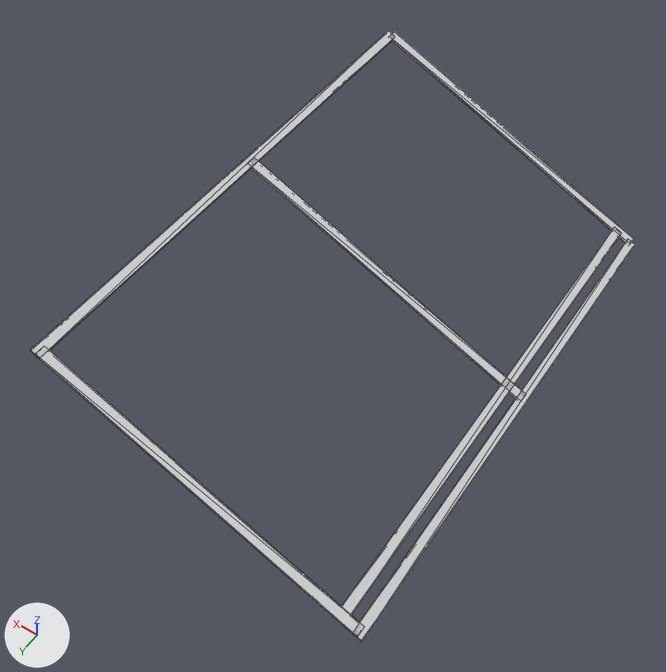
What one commit did to the glTF model workcell-photo-direct/entity-fence-1.glb.
Both versions are drawn from a camera (50 mm lens) standing at (-2.0, 3.3, 4.43) and looking at (0.1, 0.36, -0.19). Every picture has the same lights, and +X, +Y and +Z are marked at lower left. The older version comes first. Mesh edges are drawn as thin lines.

Objects in the first picture: 'geometry_0'.
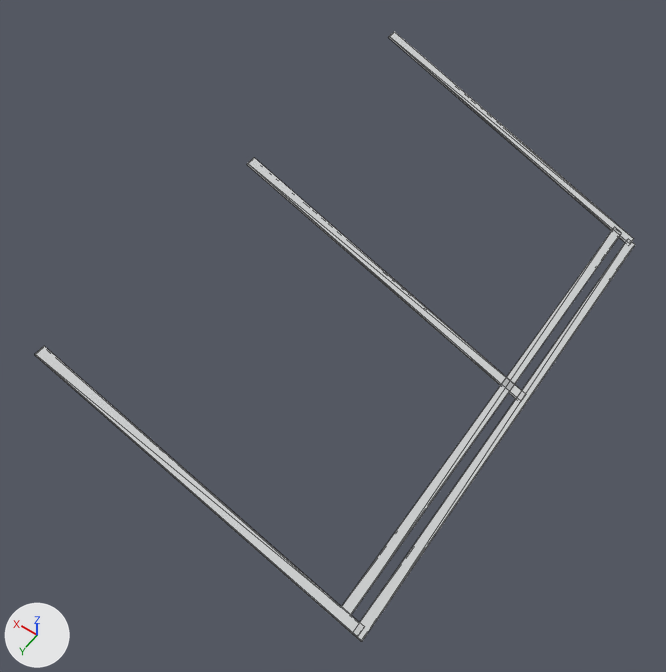
The newer file is also turned or shifted as a whole; pictures and numbers use the older file's frame.

Changed parts and their boxes [x1, y1, x2, y2] in the pictures (666 x 672 px):
'geometry_0', reshaped: before [30, 31, 635, 641]; after [35, 31, 635, 642]
part 1 of me_geometry_0, deleted: before [30, 31, 393, 358]

Edits to the bpy script that builds the scene:
```text
Change me_geometry_0:
    used by ob_geometry_0; location = (0.0, 0.0, 0.0)
    remove me_geometry_0.from_pydata(...)  # 48 vertices, 72 faces; spans x -1.11..1.11, y -1.79..1.79, z -0.5..0.5
    add me_geometry_0.from_pydata(...)  # 40 vertices, 60 faces; spans x -1.11..1.07, y -1.79..1.79, z -0.5..0.49
    me_geometry_0 part 1: the loose piece of 8 vertices spanning x 1.01..1.11, y -1.74..1.79, z 0.41..0.5 is deleted
```
